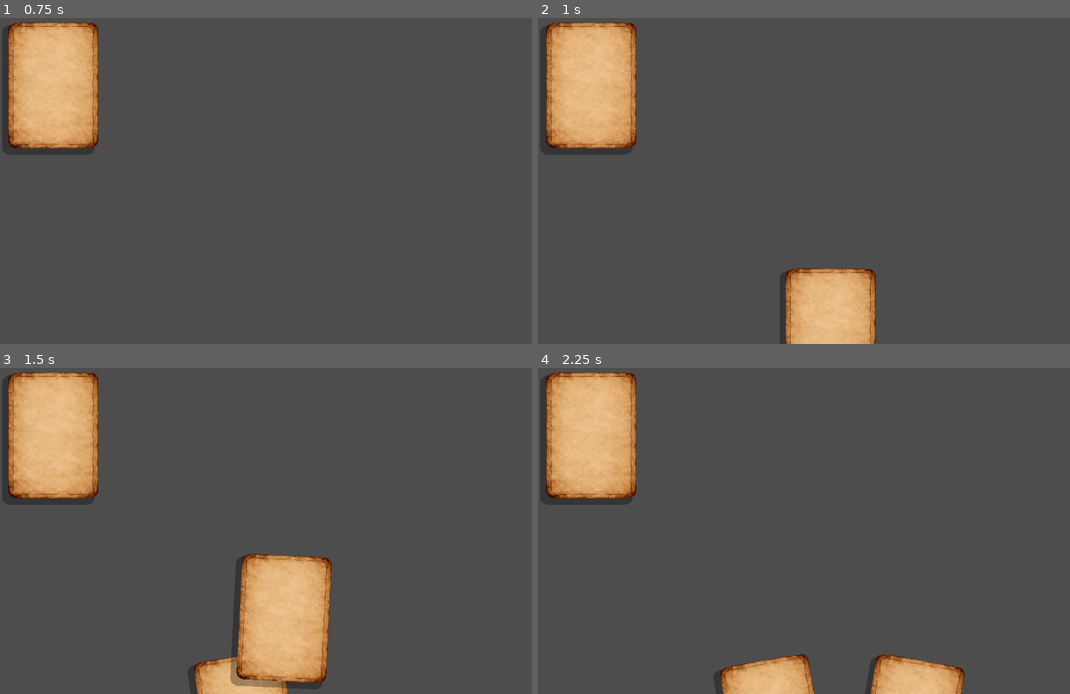
Above: before the commit, frames 1-4 (two rows, left to right).
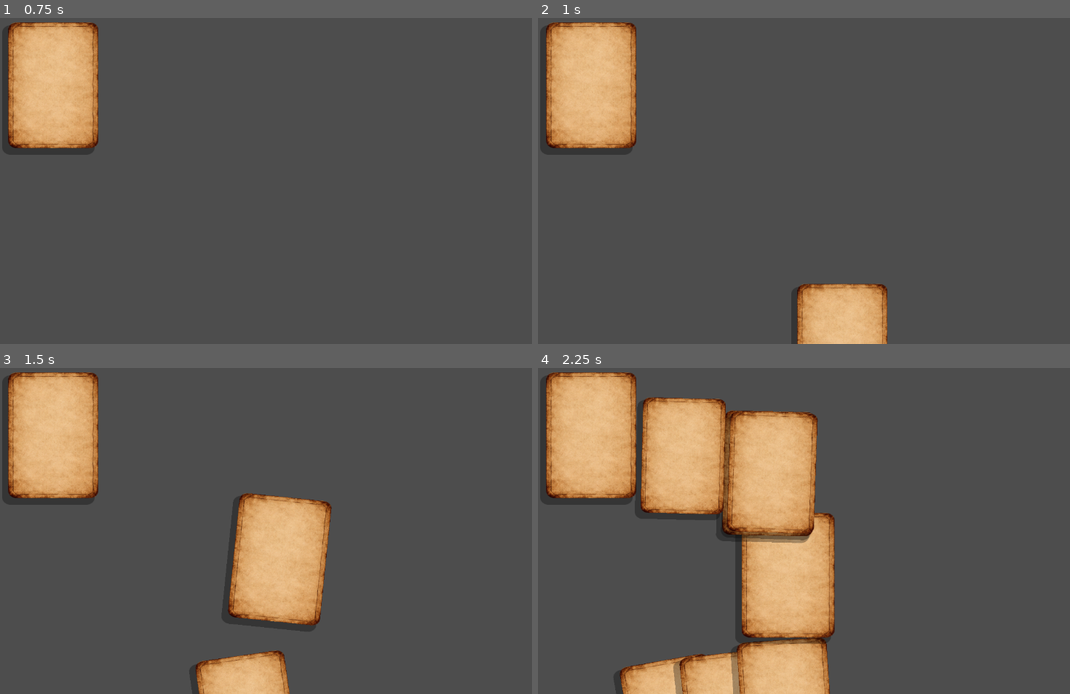
Above: after the commit, the same moments.

Repository: FooFootheGoon/balatro-style-cards
Game: Godot game, scene res://scenes/table.tscn
Two runs of this game, one before a commit and one after it. Both use one fixed random seed, a clock stepped at 60 frames per second and the inputs below. The project has no main scene, so this scene is started directly.
Inputs (mouse positions are in pixels of both pictures, inside the frame that each line leads up to):
- Up to frame 1 (0.75 s): tap Enter at 0.5 s; move the mouse to (420, 164) at 0.52 s; hold ] (Discard) from 0.53 s (still down)
- Up to frame 2 (1 s): keep holding ] (Discard); tap [ (Draw) at 0.8 s
- Up to frame 3 (1.5 s): move the mouse to (175, 547) at 1.27 s; release ] (Discard) at 1.28 s; tap [ (Draw) at 1.35 s
- Up to frame 4 (2.25 s): tap = (DrawMany, bound only after the commit) at 1.55 s; tap Space at 2 s; move the mouse to (889, 459) at 2.02 s; hold = (DrawMany, bound only after the commit) from 2.03 s (still down)

Frame 1 is identical in both runs. In frame 2, 2.6% of the frame differs, in the area x 46-66%, y 76-100%; in frame 3, 8.5%; in frame 4, 24%, in the area x 15-81%, y 8-100%.

Commit message:
Made drawing smoother, and added a multiple draw function.

Diff:
--- a/project.godot
+++ b/project.godot
@@ -46,3 +46,8 @@
 "events": [Object(InputEventKey,"resource_local_to_scene":false,"resource_name":"","device":-1,"window_id":0,"alt_press …(191 unchanged characters)…
 ]
 }
+DrawMany={
+"deadzone": 0.2,
+"events": [Object(InputEventKey,"resource_local_to_scene":false,"resource_name":"","device":-1,"window_id":0,"alt_pressed":false,"shift_pressed":false,"ctrl_pressed":false,"meta_pressed":false,"pressed":false,"keycode":0,"physical_keycode":61,"key_label":0,"unicode":61,"location":0,"echo":false,"script":null)
+]
+}
--- a/scripts/table.gd
+++ b/scripts/table.gd
@@ -33,64 +33,231 @@
 	deck_visual.set_physics_process(false)
 
 func _unhandled_input(event: InputEvent) -> void:
-	if event.is_action_pressed("Draw"):
+	if InputMap.has_action("DrawMany") and event.is_action_pressed("DrawMany"):
+		deal_cards(5)
+		get_viewport().set_input_as_handled()
+		return
+	if InputMap.has_action("Draw") and event.is_action_pressed("Draw"):
 		deal_one()
-	elif event.is_action_pressed("Discard"):
+		get_viewport().set_input_as_handled()
+		return
+	if InputMap.has_action("Discard") and event.is_action_pressed("Discard"):
 		discard_one()
+		get_viewport().set_input_as_handled()
+		return
 
 func deal_one() -> void:
 	if _is_dealing:
-		print("[DECK_FIX] draw blocked: dealing")
+		print("[DRAW_SLEEK] blocked: dealing")
 		return
 	if deck.is_empty():
-		print("[DECK_FIX] empty")
+		print("[DRAW_SLEEK] blocked: deck empty")
 		return
 	if hand == null or deck_visual == null or card_scene == null:
-		print("[DECK_FIX] missing refs hand/deck_visual/card_scene")
+		print("[DRAW_SLEEK] blocked: missing refs")
 		return
 	_is_dealing = true
-	print("[DECK_FIX] draw_start deck_left_before=", deck.size(), " hand_before=", hand.get_child_count())
 	var id: int = int(deck.pop_back())
 	var c := card_scene.instantiate() as Control
 	if c == null:
-		print("[DECK_FIX] instantiate failed")
+		print("[DRAW_SLEEK] instantiate failed")
 		_is_dealing = false
 		return
 	if c.has_method("set_dealing"):
 		c.set_dealing(true)
 	hand.add_child(c)
-	c.global_position = deck_visual.global_position
+	var deck_global: Vector2 = deck_visual.get_global_transform_with_canvas().origin
+	var hand_inv: Transform2D = hand.get_global_transform_with_canvas().affine_inverse()
+	var start_pos: Vector2 = hand_inv * deck_global
+	c.position = start_pos
 	c.rotation_degrees = 0.0
+	c.scale = Vector2.ONE * 0.90
+	c.z_index = 1000
 	c.set_meta("card_id", id)
 	var count: int = hand.get_child_count()
 	var index: int = count - 1
 	var layout: Dictionary = hand.call("get_layout_for_index", index, count)
 	var end_pos: Vector2 = layout.get("pos", Vector2.ZERO)
 	var end_rot: float = float(layout.get("rot_deg", 0.0))
-	hand.call("layout_cards_animated", 0.22, c)
-	var fly_tw: Tween = c.create_tween()
-	fly_tw.set_ease(Tween.EASE_OUT)
-	fly_tw.set_trans(Tween.TRANS_QUAD)
-	var start_pos: Vector2 = c.position
-	var mid_pos: Vector2 = (start_pos + end_pos) * 0.5 + Vector2(0.0, -120.0)
-	fly_tw.tween_property(c, "position", mid_pos, 0.10)
-	fly_tw.tween_property(c, "position", end_pos, 0.12)
-	fly_tw.parallel().tween_property(c, "rotation_degrees", end_rot, 0.22)
-	print("[DECK_FIX] deal id=", id, " deck_left_after=", deck.size(), " hand_now=", count)
+	var dur: float = 0.20 + float(index) * 0.03
+	hand.call("layout_cards_animated", dur, c)
+	var dir: Vector2 = end_pos - start_pos
+	var side: float = clampf(dir.x * 0.10, -55.0, 55.0)
+	var lift: float = clampf(150.0 + absf(dir.x) * 0.08, 150.0, 210.0)
+	var mid_pos: Vector2 = (start_pos + end_pos) * 0.5 + Vector2(side, -lift)
+	var over_pos: Vector2 = end_pos + Vector2(0.0, -10.0)
+	var mid_rot: float = end_rot * 0.35
+	var over_rot: float = end_rot * 1.10
+	var d1: float = dur * 0.55
+	var d2: float = dur * 0.25
+	var d3: float = maxf(0.07, dur - d1 - d2)
+	var tw := c.create_tween()
+	var p1 := tw.tween_property(c, "position", mid_pos, d1)
+	p1.set_trans(Tween.TRANS_QUINT)
+	p1.set_ease(Tween.EASE_OUT)
+	var r1 := tw.parallel().tween_property(c, "rotation_degrees", mid_rot, d1)
+	r1.set_trans(Tween.TRANS_QUINT)
+	r1.set_ease(Tween.EASE_OUT)
+	var s1 := tw.parallel().tween_property(c, "scale", Vector2(1.02, 1.00), d1)
+	s1.set_trans(Tween.TRANS_QUAD)
+	s1.set_ease(Tween.EASE_OUT)
+	var p2 := tw.tween_property(c, "position", over_pos, d2)
+	p2.set_trans(Tween.TRANS_CUBIC)
+	p2.set_ease(Tween.EASE_OUT)
+	var r2 := tw.parallel().tween_property(c, "rotation_degrees", over_rot, d2)
+	r2.set_trans(Tween.TRANS_CUBIC)
+	r2.set_ease(Tween.EASE_OUT)
+	var s2 := tw.parallel().tween_property(c, "scale", Vector2(1.05, 0.98), d2)
+	s2.set_trans(Tween.TRANS_CUBIC)
+	s2.set_ease(Tween.EASE_OUT)
+	var p3 := tw.tween_property(c, "position", end_pos, d3)
+	p3.set_trans(Tween.TRANS_QUAD)
+	p3.set_ease(Tween.EASE_OUT)
+	var r3 := tw.parallel().tween_property(c, "rotation_degrees", end_rot, d3)
+	r3.set_trans(Tween.TRANS_QUAD)
+	r3.set_ease(Tween.EASE_OUT)
+	var s3 := tw.parallel().tween_property(c, "scale", Vector2.ONE, d3)
+	s3.set_trans(Tween.TRANS_BACK)
+	s3.set_ease(Tween.EASE_OUT)
+	print("[DRAW_SLEEK] start id=", id, " deck_left=", deck.size(), " hand_now=", count, " dur=", dur)
+	var timeout_ms: int = int((dur + 0.25) * 1000.0)
 	var t0: int = Time.get_ticks_msec()
-	while is_instance_valid(fly_tw) and fly_tw.is_running() and (Time.get_ticks_msec() - t0) < 1200:
+	while is_instance_valid(tw) and tw.is_running() and (Time.get_ticks_msec() - t0) < timeout_ms:
 		await get_tree().process_frame
-	if is_instance_valid(fly_tw) and fly_tw.is_running():
-		print("[DECK_FIX] fly tween timeout, snapping")
-		fly_tw.kill()
+	if is_instance_valid(tw) and tw.is_running():
+		print("[DRAW_SLEEK] tween timeout, snapping id=", id)
+		tw.kill()
 	if is_instance_valid(c):
 		c.position = end_pos
 		c.rotation_degrees = end_rot
+		c.scale = Vector2.ONE
+		c.z_index = 0
 		if c.has_method("set_dealing"):
 			c.set_dealing(false)
 	_is_dealing = false
+
+func deal_cards(amount: int) -> void:
+	if _is_dealing:
+		print("[DRAW_BATCH] blocked: dealing")
+		return
+	if deck.is_empty():
+		print("[DRAW_BATCH] blocked: deck empty")
+		return
+	if hand == null or deck_visual == null or card_scene == null:
+		print("[DRAW_BATCH] blocked: missing refs")
+		return
+	var n: int = mini(amount, deck.size())
+	if n <= 0:
+		print("[DRAW_BATCH] blocked: n<=0")
+		return
+	_is_dealing = true
+	var existing: Array[Control] = []
+	for ch in hand.get_children():
+		var cc := ch as Control
+		if cc != null:
+			existing.append(cc)
+	var start_count: int = existing.size()
+	var final_count: int = start_count + n
+	var deck_global: Vector2 = deck_visual.get_global_transform_with_canvas().origin
+	var hand_inv: Transform2D = hand.get_global_transform_with_canvas().affine_inverse()
+	var start_pos: Vector2 = hand_inv * deck_global
+	var shift_dur: float = 0.18
+	for i in range(start_count):
+		var ec: Control = existing[i]
+		var lay_e: Dictionary = hand.call("get_layout_for_index", i, final_count)
+		var end_e_pos: Vector2 = lay_e.get("pos", ec.position)
+		var end_e_rot: float = float(lay_e.get("rot_deg", ec.rotation_degrees))
+		var etw := ec.create_tween()
+		var ep := etw.tween_property(ec, "position", end_e_pos, shift_dur)
+		ep.set_trans(Tween.TRANS_QUAD)
+		ep.set_ease(Tween.EASE_OUT)
+		var er := etw.parallel().tween_property(ec, "rotation_degrees", end_e_rot, shift_dur)
+		er.set_trans(Tween.TRANS_QUAD)
+		er.set_ease(Tween.EASE_OUT)
+	var new_cards: Array[Control] = []
+	var base_delay: float = 0.045
+	var base_dur: float = 0.22
+	var dur_step: float = 0.04
+	var max_end_s: float = 0.0
+	for i in range(n):
+		var id: int = int(deck.pop_back())
+		var c := card_scene.instantiate() as Control
+		if c == null:
+			print("[DRAW_BATCH] instantiate failed at i=", i)
+			continue
+		if c.has_method("set_dealing"):
+			c.set_dealing(true)
+		hand.add_child(c)
+		c.position = start_pos
+		c.rotation_degrees = 0.0
+		c.scale = Vector2.ONE * 0.90
+		c.z_index = 1000 + i
+		c.set_meta("card_id", id)
+		new_cards.append(c)
+		var idx: int = start_count + i
+		var lay: Dictionary = hand.call("get_layout_for_index", idx, final_count)
+		var end_pos: Vector2 = lay.get("pos", Vector2.ZERO)
+		var end_rot: float = float(lay.get("rot_deg", 0.0))
+		var delay: float = float(i) * base_delay
+		var dur: float = base_dur + float(i) * dur_step
+		var dir: Vector2 = end_pos - start_pos
+		var side: float = clampf(dir.x * 0.10, -55.0, 55.0)
+		var lift: float = clampf(160.0 + absf(dir.x) * 0.08, 160.0, 230.0)
+		var mid_pos: Vector2 = (start_pos + end_pos) * 0.5 + Vector2(side, -lift)
+		var over_pos: Vector2 = end_pos + Vector2(0.0, -10.0)
+		var d1: float = dur * 0.55
+		var d2: float = dur * 0.25
+		var d3: float = maxf(0.07, dur - d1 - d2)
+		var mid_rot: float = end_rot * 0.35
+		var over_rot: float = end_rot * 1.10
+		var tw := c.create_tween()
+		var p1 := tw.tween_property(c, "position", mid_pos, d1)
+		p1.set_delay(delay)
+		p1.set_trans(Tween.TRANS_QUINT)
+		p1.set_ease(Tween.EASE_OUT)
+		var r1 := tw.parallel().tween_property(c, "rotation_degrees", mid_rot, d1)
+		r1.set_delay(delay)
+		r1.set_trans(Tween.TRANS_QUINT)
+		r1.set_ease(Tween.EASE_OUT)
+		var s1 := tw.parallel().tween_property(c, "scale", Vector2(1.02, 1.00), d1)
+		s1.set_delay(delay)
+		s1.set_trans(Tween.TRANS_QUAD)
+		s1.set_ease(Tween.EASE_OUT)
+		var p2 := tw.tween_property(c, "position", over_pos, d2)
+		p2.set_trans(Tween.TRANS_CUBIC)
+		p2.set_ease(Tween.EASE_OUT)
+		var r2 := tw.parallel().tween_property(c, "rotation_degrees", over_rot, d2)
+		r2.set_trans(Tween.TRANS_CUBIC)
+		r2.set_ease(Tween.EASE_OUT)
+		var s2 := tw.parallel().tween_property(c, "scale", Vector2(1.05, 0.98), d2)
+		s2.set_trans(Tween.TRANS_CUBIC)
+		s2.set_ease(Tween.EASE_OUT)
+		var p3 := tw.tween_property(c, "position", end_pos, d3)
+		p3.set_trans(Tween.TRANS_QUAD)
+		p3.set_ease(Tween.EASE_OUT)
+		var r3 := tw.parallel().tween_property(c, "rotation_degrees", end_rot, d3)
+		r3.set_trans(Tween.TRANS_QUAD)
+		r3.set_ease(Tween.EASE_OUT)
+		var s3 := tw.parallel().tween_property(c, "scale", Vector2.ONE, d3)
+		s3.set_trans(Tween.TRANS_BACK)
+		s3.set_ease(Tween.EASE_OUT)
+		max_end_s = maxf(max_end_s, delay + dur + 0.20)
+		print("[DRAW_BATCH_CARD] i=", i, " id=", id, " idx=", idx, " delay=", delay, " dur=", dur)
+	print("[DRAW_BATCH] start n=", n, " start_count=", start_count, " final_count=", final_count, " deck_left=", deck.size())
+	var t0: int = Time.get_ticks_msec()
+	var wait_ms: int = int(max_end_s * 1000.0)
+	while (Time.get_ticks_msec() - t0) < wait_ms:
+		await get_tree().process_frame
+	for i in range(new_cards.size()):
+		var c2: Control = new_cards[i]
+		if is_instance_valid(c2):
+			c2.scale = Vector2.ONE
+			c2.z_index = 0
+			if c2.has_method("set_dealing"):
+				c2.set_dealing(false)
+	_is_dealing = false
 	hand.call("update_cards")
-	print("[DECK_FIX] draw_done hand_now=", hand.get_child_count())
+	print("[DRAW_BATCH] done hand_now=", hand.get_child_count(), " deck_left=", deck.size())
 
 func discard_one() -> void:
 	if _is_dealing:
